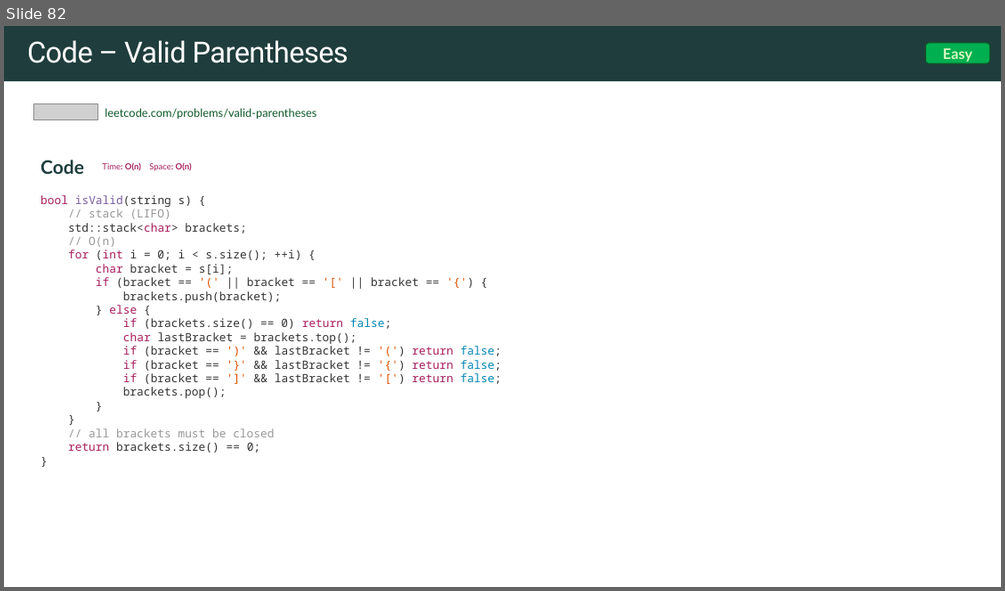
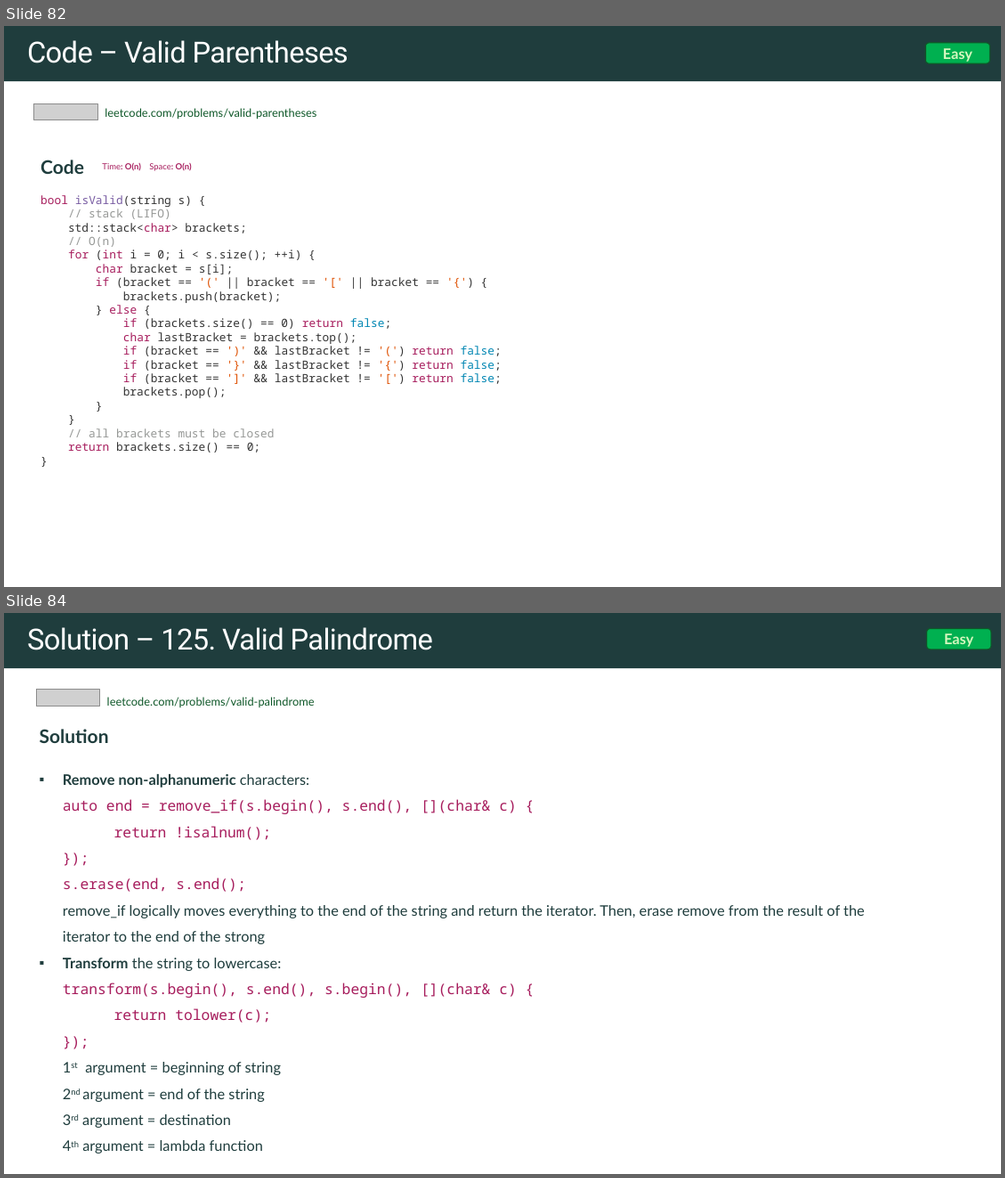
Before and after one commit to rfdavid/coding-interview-handbook-cpp, a slide deck: Algorithm and problem Solving Cheatsheet.pptm. Shown one above the other, each under a label of ours: slide 82 before the commit, slides 82 and 84 after it; the slides between them are not shown. The pictures are 1005x591 and 1005x1178 pixels, drawn with LibreOffice and Linux fonts; fonts in the diff are those of the drawing; grey boxes stand for pictures. Boxes give left, top, right and bottom in pixels: in the first picture for what was removed or moved away, otherwise in the second. Text is boxed around its words. In the diff, an @@ line names an element or a change of style, - is before the commit and + after.

Commit message:
added more problems

```diff
--- a/Algorithm and problem Solving Cheatsheet.pptm
+++ b/Algorithm and problem Solving Cheatsheet.pptm
@@ slide 84 added at (4,613,1001,1174), background #FFFFFF; not listed: 1 template element that a slide beside it also shows @@
@@ title added at (27,627,433,650), 28 pt, text #FFFFFF @@
+Solution – 125. Valid Palindrome
@@ rounded rectangle added at (927,629,991,649), fill #00B050, outline #0F5829 1 pt, 14 pt, text #D5F7BE, bold @@
+Easy
@@ picture added at (36,690,100,706) @@
@@ text added at (107,697,315,707), 11 pt, text #0F5829 @@
+leetcode.com/problems/valid-palindrome
@@ text added at (40,729,865,1153), 14 pt, text #1F3D3D @@
+Solution
+▪ Remove non-alphanumeric characters:
+  auto end = remove_if(s.begin(), s.end(), [](char& c) {
+  return !isalnum();
+  });
+  s.erase(end, s.end();
+  remove_if logically moves everything to the end of the string and return the iterator. Then, erase remove from the result of the iterator to the end of the strong
+▪ Transform the string to lowercase:
+  transform(s.begin(), s.end(), s.begin(), [](char& c) {
+  return tolower(c);
+  });
+  1st argument = beginning of string
+  2nd argument = end of the string
+  3rd argument = destination
+  4th argument = lambda function
```
Also in this commit, not shown: 2 slides changed, 2 other slides added, 14 other files.
